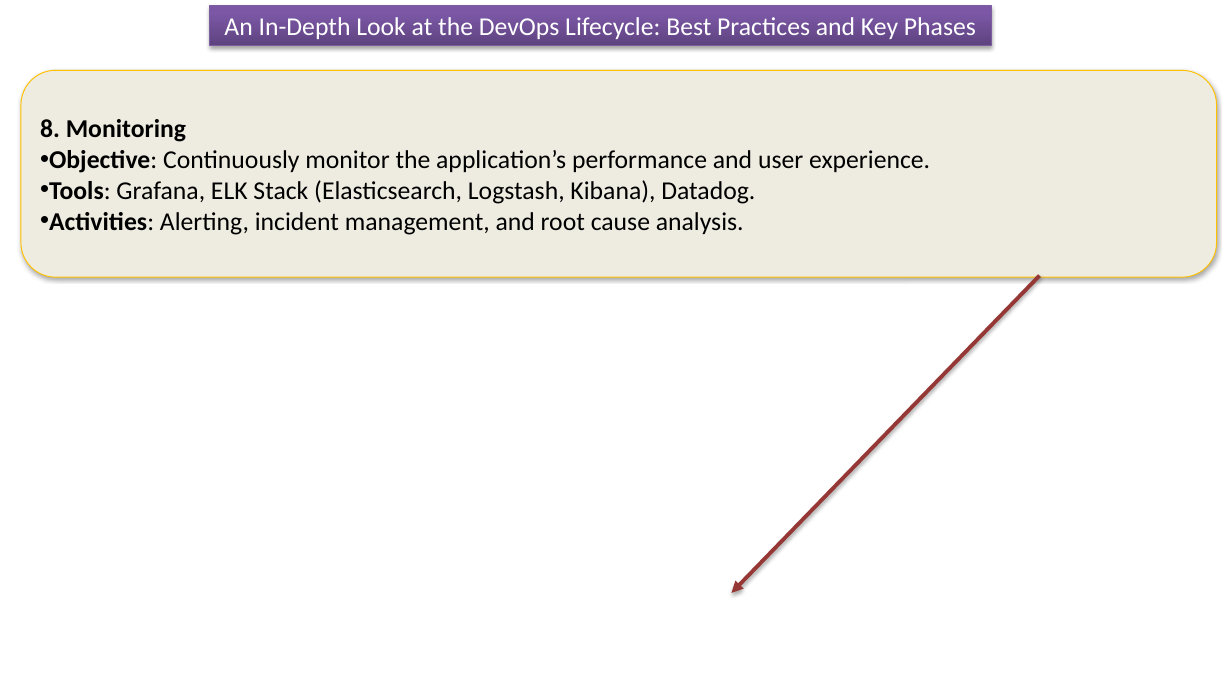
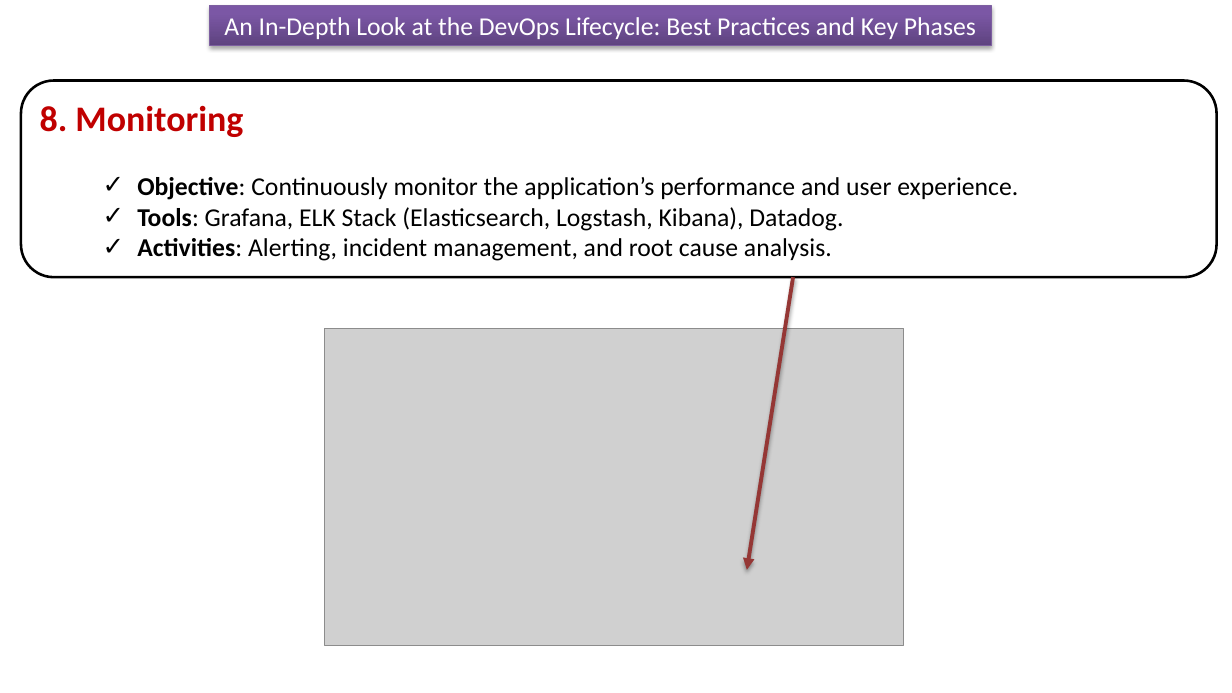
Before and after one commit to ramram43210/Java_2024, a slide deck: slide 9 of Devops_lifecycle_prof_Objectives/Devops_lifecycle_prof_Objectives.pptx. Drawn at 1232x693 pixels with LibreOffice and Linux fonts; fonts in the diff are those of the drawing; grey boxes stand for pictures. Boxes give left, top, right and bottom in pixels: in the first picture for what was removed or moved away, otherwise in the second. Text is boxed around its words. In the diff, an @@ line names an element or a change of style, - is before the commit and + after.

```diff
--- a/Devops_lifecycle_prof_Objectives/Devops_lifecycle_prof_Objectives.pptx
+++ b/Devops_lifecycle_prof_Objectives/Devops_lifecycle_prof_Objectives.pptx
@@ rounded rectangle "8. Monitoring": place and size @@
-rounded rectangle "8. Monitoring" at [21, 70, 1217, 277]
+rounded rectangle "8. Monitoring" at [21, 80, 1217, 277]
@@ rounded rectangle "8. Monitoring" at [21, 80, 1217, 277]: size 20 to 28 pt, text colour #000000 to #C00000 in "8. Monitoring"; bullet • to ✓; list level 1 to 2 in "Objective: Continuously monitor the application’s ..."; list level 1 to 2 in "Tools: Grafana, ELK Stack (Elasticsearch, ..."; list level 1 to 2 in "Activities: Alerting, incident management, and ..."; fill #EEECE1 to #FFFFFF; outline #FFC000 0.75 pt to #000000 2 pt; shadow off @@
@@ arrow moved from (1040, 275) - (732, 593) to (793, 277) - (747, 570) @@
@@ picture added at [324, 328, 904, 645] @@
```
Also in this commit, not shown: 11 other slides changed, 1 slide removed.
